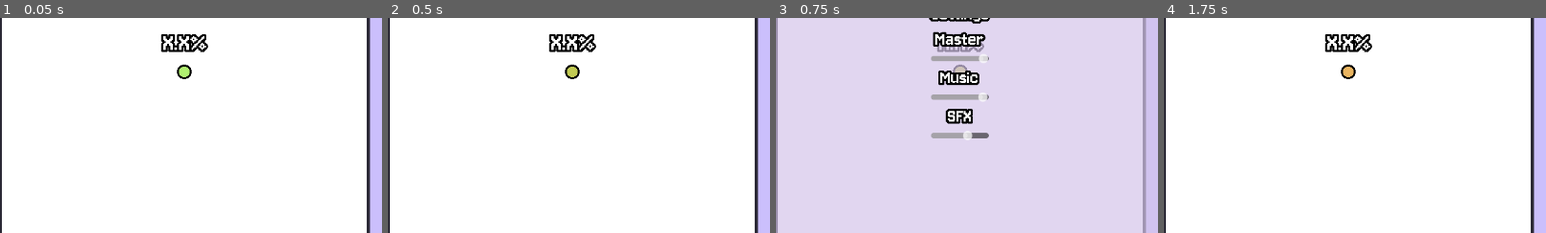
Above: before the commit, frames 1-4 (left to right).
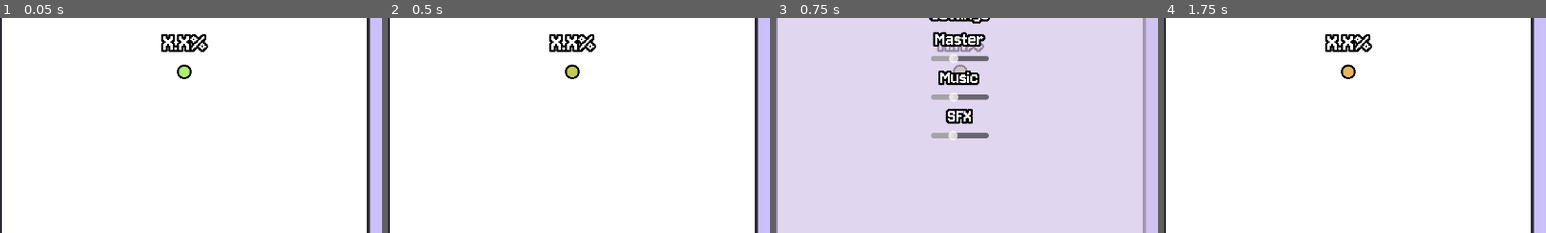
Above: after the commit, the same moments.

Repository: FennecKii/perfect-square
Game: Godot game, scene res://whiteboard.tscn
Two runs of this game, one before a commit and one after it. Both use one fixed random seed, a clock stepped at 60 frames per second and the inputs below. Sound files missing from this copy of the repository are replaced by a short silence.
Inputs:
- Up to frame 1 (0.05 s): no input
- Up to frame 2 (0.5 s): no input
- Up to frame 3 (0.75 s): click "| |" at 0.5 s
- Up to frame 4 (1.75 s): click "X" at 1.25 s
The pictures show only the part of the screen within x 26-76%, y 41-91%; the shares and areas given below are measured in that part.

Frames 1-2 are identical in both runs. In frame 3, 0.8% of the frame differs, in the area x 45-56%, y 16-57%; in frame 4, nothing differs.

Commit message:
Volume slider parameters changed

Diff:
--- a/main_menu.gd
+++ b/main_menu.gd
@@ -3,6 +3,9 @@
 
 @onready var settings: Control = $Settings
 
+
+func _ready() -> void:
+	AudioManager.play_background_music(Global.background_track, -20)
 
 
 func _on_play_pressed() -> void:
--- a/settings.tscn
+++ b/settings.tscn
@@ -59,7 +59,8 @@
 
 [node name="MasterVolumeSlider" type="HSlider" parent="CenterContainer/Panel/CenterContainer/VBoxContainer"]
 layout_mode = 2
-max_value = 1.0
+min_value = -10.0
+max_value = 20.0
 step = 0.001
 script = ExtResource("3_gc0em")
 bus_name = "Master"
@@ -72,7 +73,8 @@
 
 [node name="MusicVolumeSlider" type="HSlider" parent="CenterContainer/Panel/CenterContainer/VBoxContainer"]
 layout_mode = 2
-max_value = 1.0
+min_value = -10.0
+max_value = 20.0
 step = 0.001
 script = ExtResource("3_gc0em")
 bus_name = "Music"
@@ -85,7 +87,8 @@
 
 [node name="SFXVolumeSlider" type="HSlider" parent="CenterContainer/Panel/CenterContainer/VBoxContainer"]
 layout_mode = 2
-max_value = 1.0
+min_value = -10.0
+max_value = 20.0
 step = 0.001
 script = ExtResource("3_gc0em")
 bus_name = "SFX"
--- a/whiteboard.gd
+++ b/whiteboard.gd
@@ -45,7 +45,6 @@
 
 func _ready():
 	SignalBus.settings_closed.connect(_on_settings_closed)
-	AudioManager.play_background_music(Global.background_track, -20)
 	queue_redraw()
 	drawing_bound.position = Vector2(-280, -280)
 	drawing_bound.size = Vector2(560, 560)
